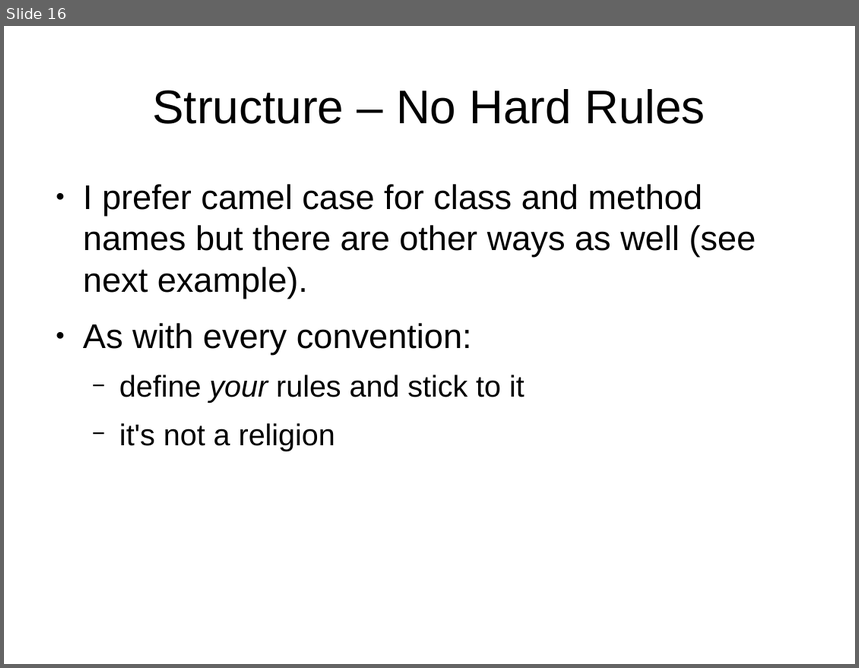
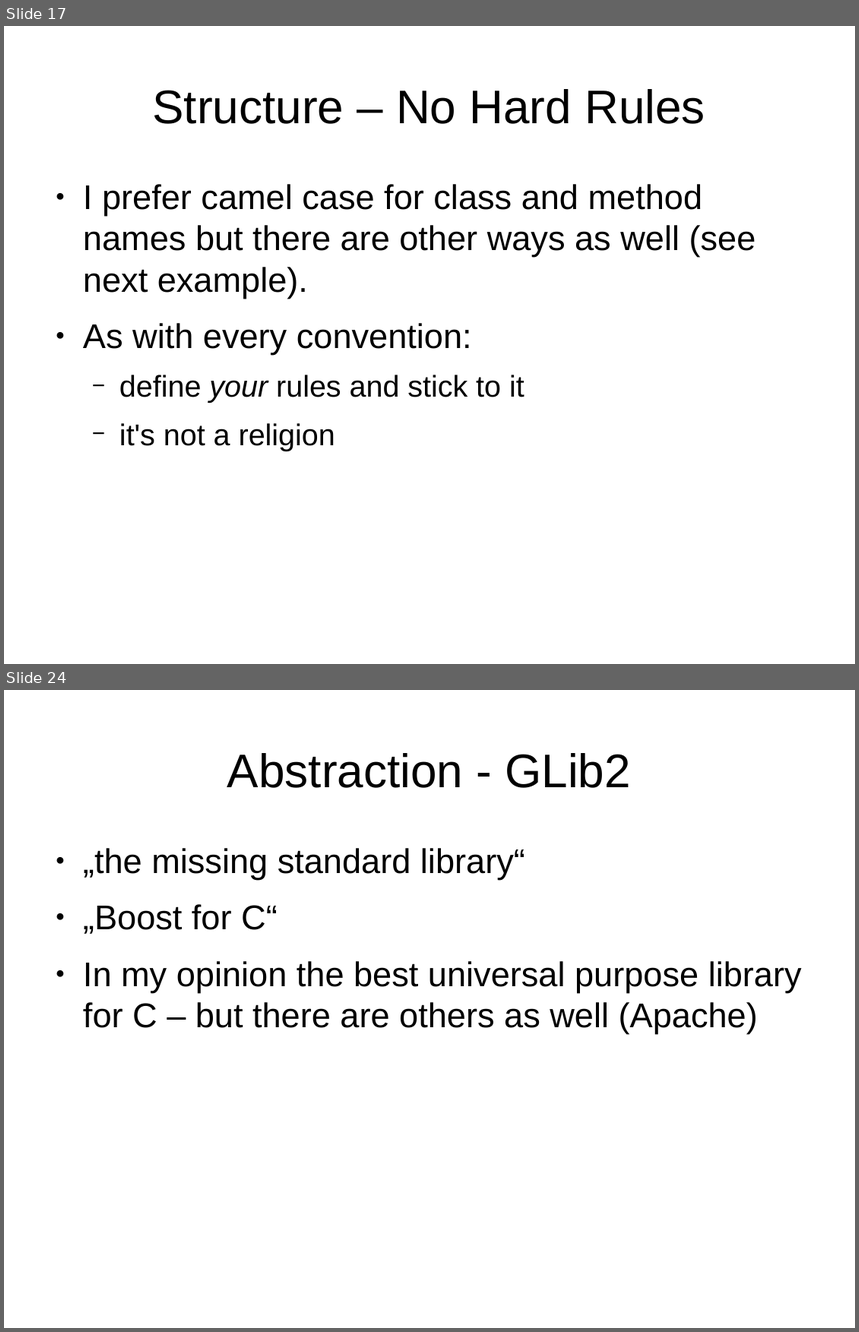
Before and after one commit to samba2/modern_c, a slide deck: modern_c.odp. Shown one above the other, each under a label of ours: slide 16 before the commit, slides 17 and 24 after it; the slides between them are not shown. The pictures are 859x668 and 859x1332 pixels, drawn with LibreOffice and Linux fonts; fonts in the diff are those of the drawing. Boxes give left, top, right and bottom in pixels: in the first picture for what was removed or moved away, otherwise in the second. Text is boxed around its words. In the diff, an @@ line names an element or a change of style, - is before the commit and + after.

```diff
--- a/modern_c.odp
+++ b/modern_c.odp
@@ slide 24 added at [4,690,855,1328], background #FFFFFF @@
@@ title added at [227,753,631,788], 44 pt, text #000000 @@
+Abstraction - GLib2
@@ text added at [83,848,802,1034], 32 pt, text #000000 @@
+● „the missing standard library“
+● „Boost for C“
+● In my opinion the best universal purpose library for C – but there are others as well (Apache)
@@ what was slide 16 is now slide 17 @@
```
Also in this commit, not shown: 7 slides changed, 15 other slides added, 2 other files.
